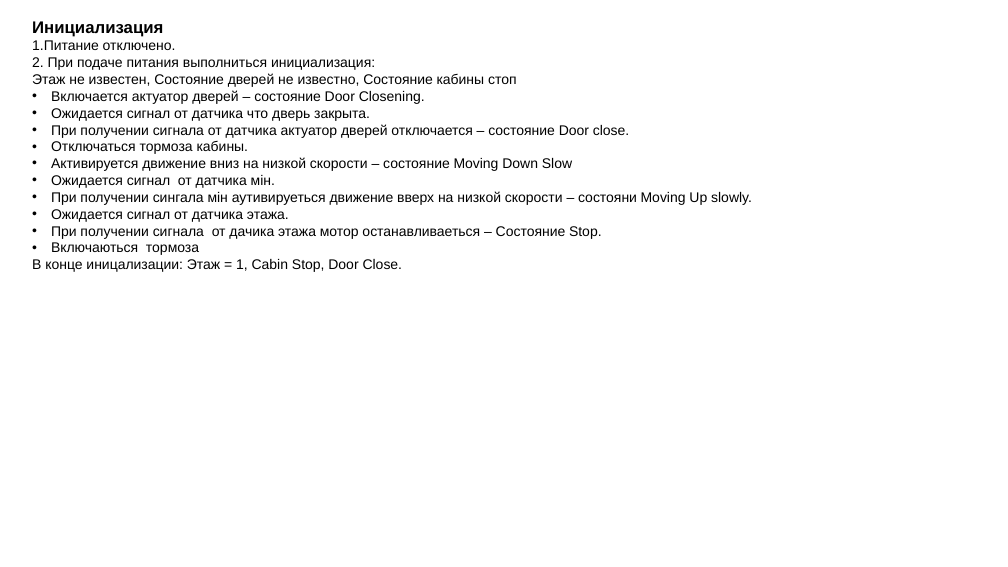
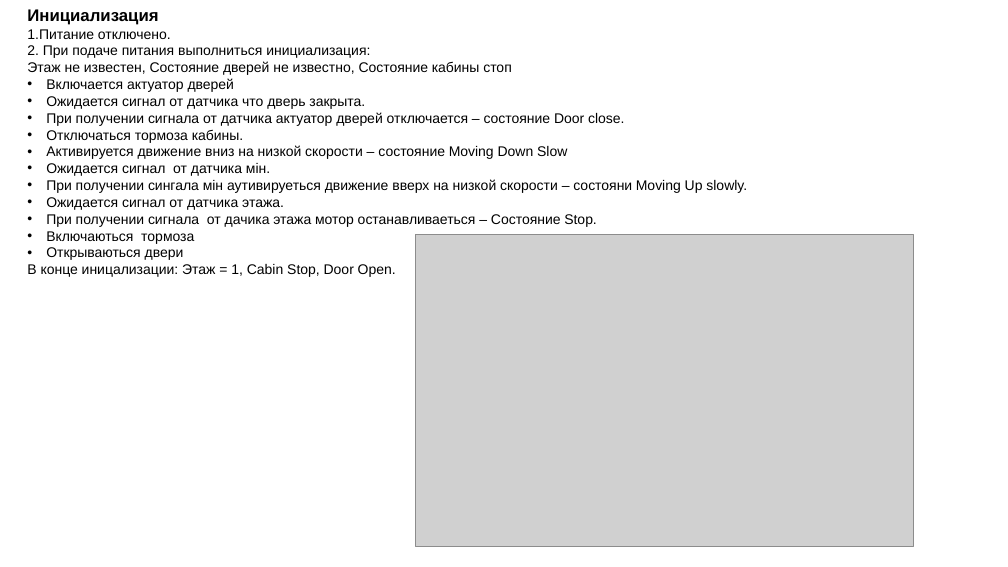
Before and after one commit to OleksandrIvanov88/EmbeddedProCamp, a slide deck: slide 8 of ElevatorControl/Presentation.pptx. Drawn at 1008x567 pixels with LibreOffice and Linux fonts; fonts in the diff are those of the drawing; grey boxes stand for pictures. Boxes give left, top, right and bottom in pixels: in the first picture for what was removed or moved away, otherwise in the second. Text is boxed around its words. In the diff, an @@ line names an element or a change of style, - is before the commit and + after.

Commit message:
bags corection in the function  ElvCabinSwitchToNextPhase()

```diff
--- a/ElevatorControl/Presentation.pptx
+++ b/ElevatorControl/Presentation.pptx
@@ text "Инициализация": place and size @@
-text "Инициализация" at [32, 21, 752, 272]
+text "Инициализация" at [27, 9, 747, 277]
@@ text at [46, 78, 235, 92]: text changed @@
-• Включается актуатор дверей – состояние Door Closening.
+• Включается актуатор дверей
@@ picture added at [415, 235, 913, 546] @@
@@ text at [27, 247, 396, 277]: text changed @@
-В конце иницализации: Этаж = 1, Cabin Stop, Door Close.
+• Открываються двери
+В конце иницализации: Этаж = 1, Cabin Stop, Door Open.
```
Also in this commit, not shown: 1 other slide changed, 1 slide added, 6 other files.
